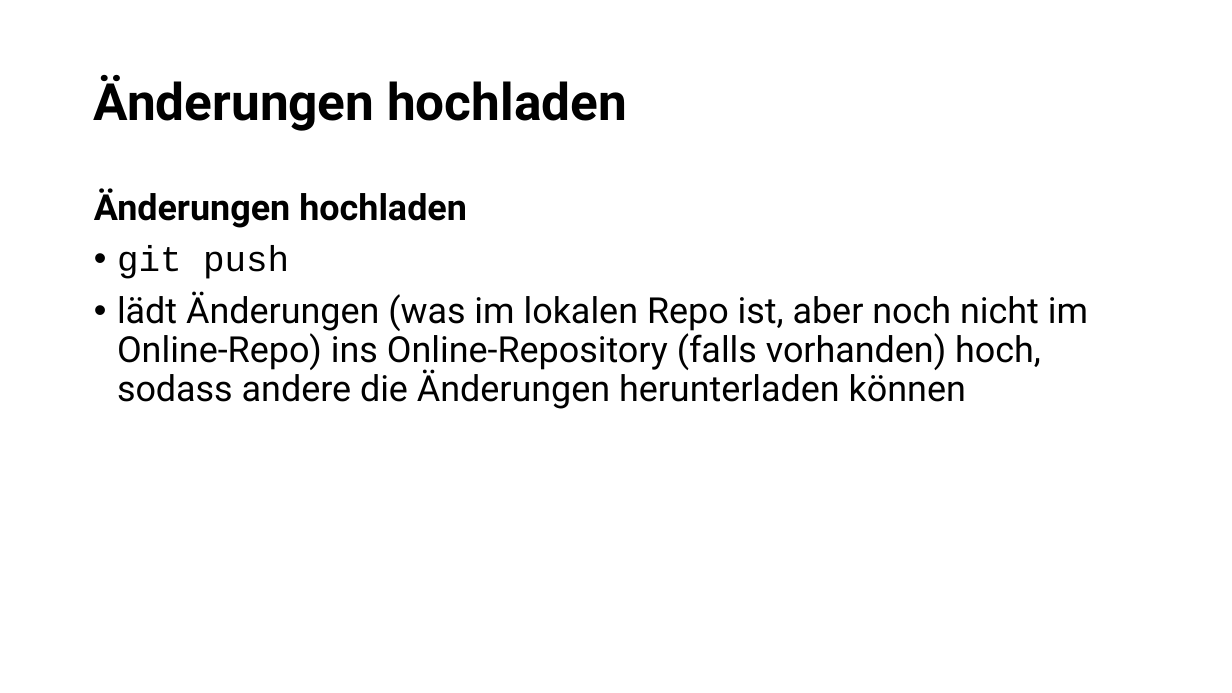
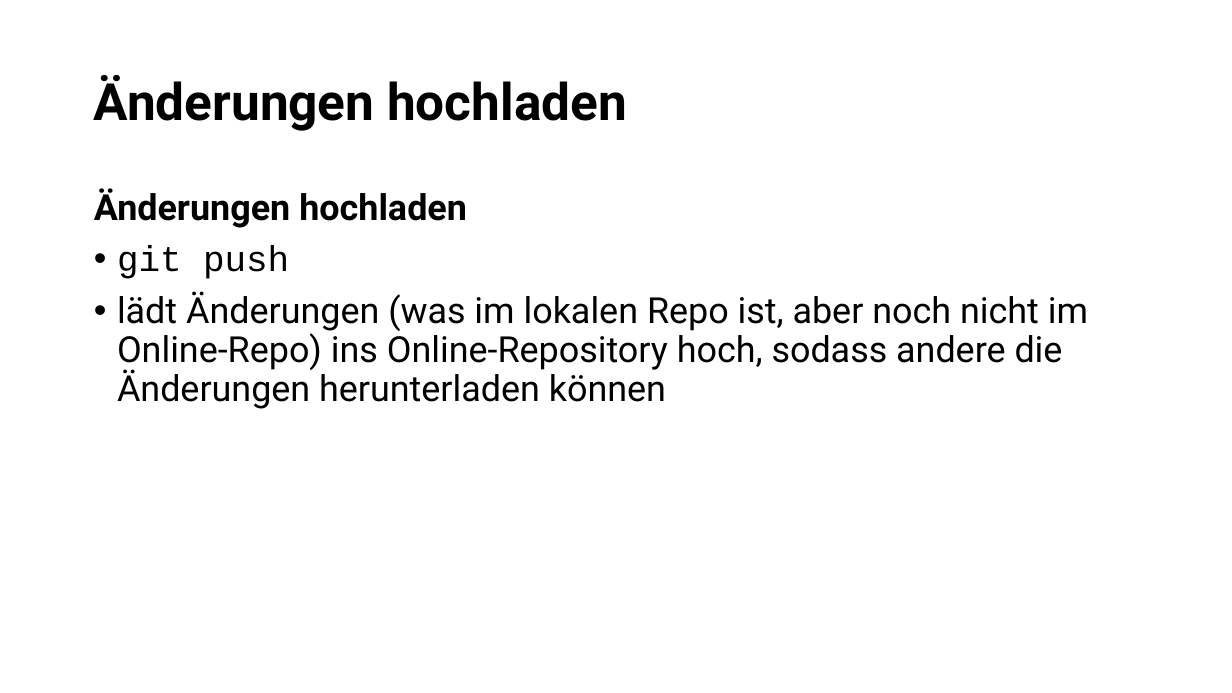
Before and after one commit to janna-rueck/Beispiel, a slide deck: slide 25 of 7 Versionskontrolle Git.pptx. Drawn at 1232x693 pixels with LibreOffice and Linux fonts; fonts in the diff are those of the drawing. Boxes give left, top, right and bottom in pixels: in the first picture for what was removed or moved away, otherwise in the second. Text is boxed around its words. In the diff, an @@ line names an element or a change of style, - is before the commit and + after.

```diff
--- a/7 Versionskontrolle Git.pptx
+++ b/7 Versionskontrolle Git.pptx
@@ text at bbox=[117, 291, 1088, 409]: text changed @@
-• lädt Änderungen (was im lokalen Repo ist, aber noch nicht im Online-Repo) ins Online-Repository (falls vorhanden) hoch, sodass andere die Änderungen herunterladen können
+• lädt Änderungen (was im lokalen Repo ist, aber noch nicht im Online-Repo) ins Online-Repository hoch, sodass andere die Änderungen herunterladen können
```
Also in this commit, not shown: 1 other slide changed, 1 other file.
